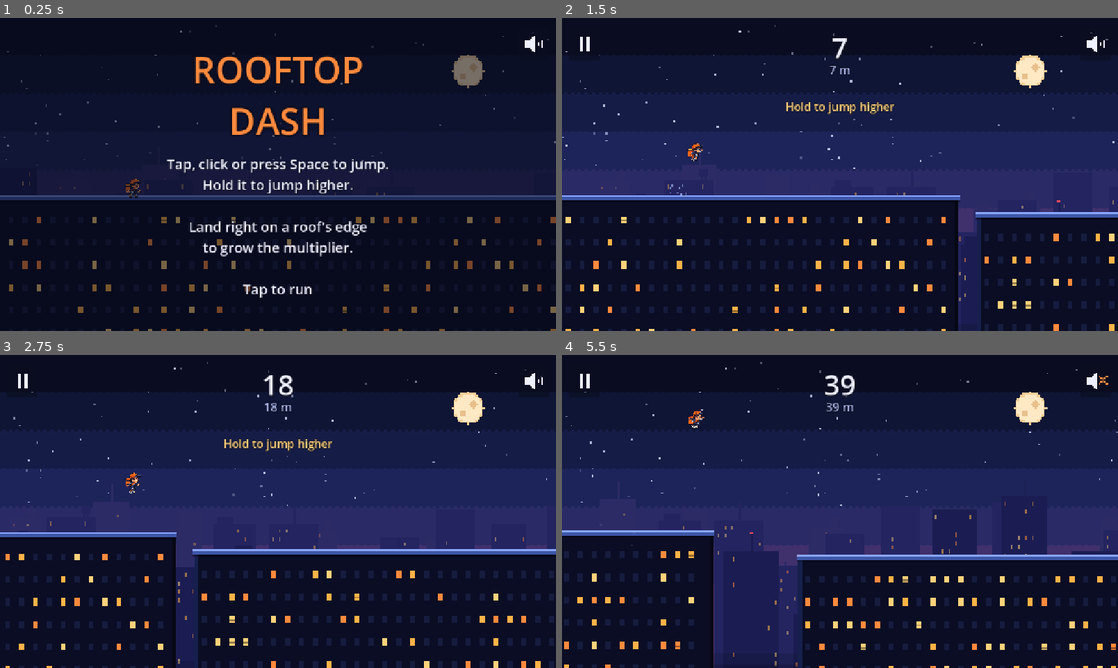
Above: before the commit, frames 1-4 (two rows, left to right).
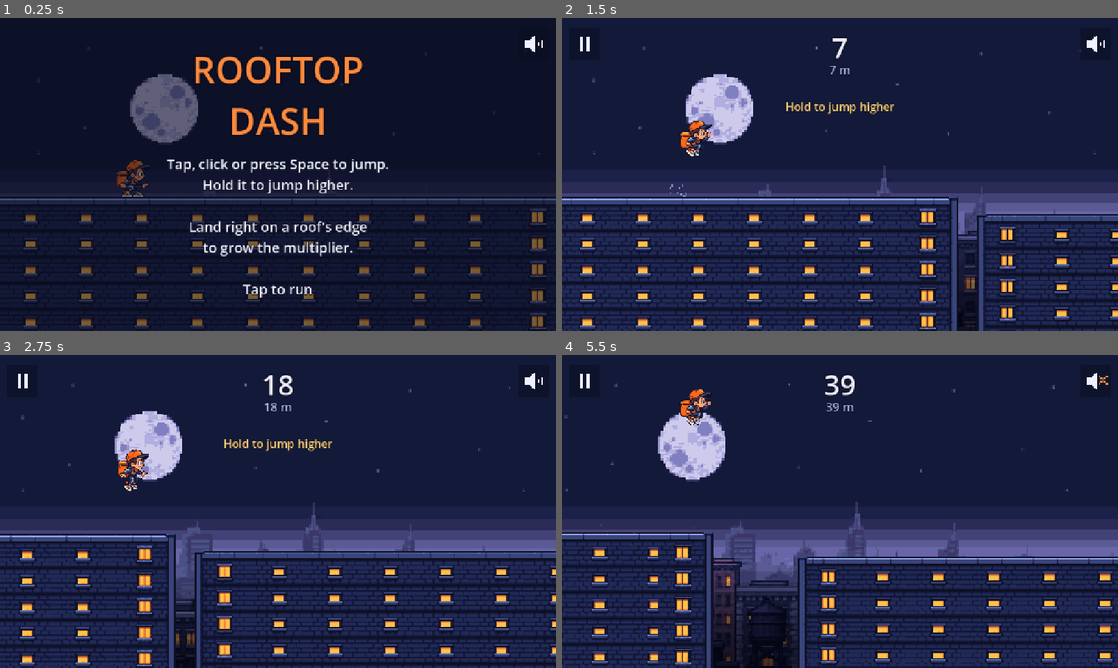
Above: after the commit, the same moments.

Repository: shvagerfm/new-week-new-game
Game: Godot game, scene res://main.tscn
Same seed, same stepped clock (60 frames per second), same inputs: the game is played once before the commit and once after it.
Inputs (mouse positions are in pixels of both pictures, inside the frame that each line leads up to):
- Up to frame 1 (0.25 s): no input
- Up to frame 2 (1.5 s): tap Space at 0.5, 0.77 s; move the mouse to (962, 158) at 0.52 s; hold Up 0.53-1.28 s; tap Enter at 0.6 s; click (962, 158) at 0.67 s; move the mouse to (728, 190) at 1.27 s; tap Keypad Enter at 1.35 s
- Up to frame 3 (2.75 s): tap Space at 1.52 s; move the mouse to (333, 442) at 2.02 s; hold Up from 2.03 s (still down); tap Z at 2.1 s
- Up to frame 4 (5.5 s): move the mouse to (812, 574) at 2.77 s; tap M at 2.85 s; click (812, 574) at 2.92 s; tap Space at 3.02, 3.77, 4.52 s; move the mouse to (1006, 558) at 3.52 s; release Up at 3.53 s; tap P at 3.6 s; move the mouse to (673, 464) at 4.27 s; tap Enter at 4.35 s; move the mouse to (867, 511) at 5.02 s; tap Keypad Enter at 5.1 s; click (867, 511) at 5.17 s

The runs differ from the first frame. In frame 1, 11% of the frame differs, in the area x 0-100%, y 2-100%; in frame 2, 47%; in frame 3, 47%; in frame 4, 51%.

Commit message:
Rooftop Dash: world art (roof tiles, obstacles, parallax skyline)
Roofs are built from the left/middle/right tiles with the facade rows
repeating to the street; crumbling roofs use the cracked tile with a rust
tint. AC unit, antenna (pole stretched to 200 px), parcel from the atlas;
three wrapping skyline layers replace the procedural sky. The gameplay
layer is drawn at 2x, so the courier is ~100 px tall: hitbox 44x96,
wires hang 350 px up, AC 78x62. The bot still clears 2500 m on 20 seeds.

Co-Authored-By: Claude Opus 5.5 <noreply@anthropic.com>
Claude-Session: https://claude.ai/code/session_01T9hhHDPyH2DDBR6hz7GKRP

Diff:
--- a/games/2026-w48-rooftop-dash/main.gd
+++ b/games/2026-w48-rooftop-dash/main.gd
@@ -220,7 +220,7 @@
 	if state == State.RUN and world.alive:
 		if best_m > 0.0 and not passed_best and world.meters() > best_m:
 			passed_best = true
-			_popup(Vector2(world.x, world.y - 110.0), "Best distance!", Art.GOLD)
+			_popup(Vector2(world.x, world.y - 160.0), "Best distance!", Art.GOLD)
 			sfx.play("best")
 
 
@@ -272,7 +272,7 @@
 				shake = maxf(shake, (impact - 900.0) / 90.0)
 		"edge":
 			sfx.play("edge", 0.0, 0.0, 1.0 + 0.12 * (e.mult - 2))
-			_popup(Vector2(world.x, world.y - 90.0), "EDGE!  x%d" % e.mult, Art.ORANGE)
+			_popup(Vector2(world.x, world.y - 140.0), "EDGE!  x%d" % e.mult, Art.ORANGE)
 			_sparks(Vector2(e.x, e.y), 14)
 		"combo_lost":
 			sfx.play("combo_lost")
@@ -344,8 +344,7 @@
 		_draw_obstacle(o)
 	for p in world.parcels:
 		if not p.taken:
-			var bob := snappedf(sin(time * 4.0 + p.x * 0.01) * 4.0, 4.0)
-			Art.sprite(self, Art.PARCEL, Vector2(p.x - 12, p.y - 10 + bob).snapped(Vector2(4, 4)))
+			_draw_parcel(p)
 	_draw_runner(c)
 	for w in world.wires:
 		_draw_wire(w)
@@ -371,79 +370,60 @@
 	_draw_buttons(vp)
 
 
+# --- Art from sprites/ -----------------------------------------------------
+## Everything on the gameplay layer is pixel art drawn at 2x. The skylines are
+## already full-screen paintings, drawn 1:1.
+const S := 2.0
+const TILES: Texture2D = preload("res://sprites/rooftop.png")
+const SKY_FAR: Texture2D = preload("res://sprites/skyline-far.png")
+const SKY_MID: Texture2D = preload("res://sprites/skyline-middle.png")
+const SKY_NEAR: Texture2D = preload("res://sprites/skyline-near.png")
+const TILE := 64.0
+## In the roof tiles the walkable surface is 26 px down, and rows 34-64 are
+## facade (brick and a window) that repeats down to the street.
+const ROOF_TOP := 26.0
+const FACADE_Y := 34.0
+const WIRE_DARK := Color("1d2347")
+const WIRE_EDGE := Color("9aa9ee")
+
+var _sky_fill := {}   # texture -> [top colour, bottom colour] for the edges
+
+
+func _layer_fill(tex: Texture2D) -> Array:
+	if not _sky_fill.has(tex):
+		var img := tex.get_image()
+		_sky_fill[tex] = [img.get_pixel(4, 2), img.get_pixel(4, img.get_height() - 2)]
+	return _sky_fill[tex]
+
+
 func _draw_sky(vp: Vector2, c: Vector2) -> void:
-	# Bands from deep blue at the top to a warm haze at the horizon.
-	var horizon := vp.y * 0.8 - c.y * 0.08
-	var bands: int = Art.SKY.size()
-	var band_h := snappedf(maxf(horizon, 200.0) / bands, 4.0)
-	draw_rect(Rect2(Vector2.ZERO, vp), Art.SKY[0])
-	for i in range(1, bands):
-		var y0 := band_h * i
-		draw_rect(Rect2(0, y0, vp.x, vp.y - y0), Art.SKY[i])
-		# A dithered seam between bands.
-		for x in range(0, int(vp.x), 8):
-			draw_rect(Rect2(x + (4 if (x / 8) % 2 == 0 else 0), y0 - 4, 4, 4), Art.SKY[i])
-	# Stars in the upper sky, drifting slowly.
-	for i in 70:
-		var h := Art.hash3(i, 11)
-		var sx := fposmod(float(h % 4000) - c.x * 0.02, vp.x + 40.0)
-		var sy := float((h >> 12) % 1000) / 1000.0 * horizon * 0.6
-		var tw := 0.5 + 0.5 * sin(time * (1.0 + (h % 7) * 0.3) + h)
-		draw_rect(Rect2(snappedf(sx, 4), snappedf(sy, 4), 4, 4), Color(0.85, 0.88, 1.0, 0.25 + 0.6 * tw))
-	# The moon.
-	var mc := Vector2(snappedf(vp.x * 0.84, 4), snappedf(horizon * 0.2, 4))
-	for yy in range(-9, 10):
-		for xx in range(-9, 10):
-			if xx * xx + yy * yy <= 81:
-				var col := Color("ffe9c4") if xx * xx + yy * yy < 64 else Color("f5cf98")
-				if (xx - 3) * (xx - 3) + (yy + 2) * (yy + 2) < 5 or (xx + 3) * (xx + 3) + (yy - 3) * (yy - 3) < 3:
-					col = Color("e8c08c")
-				draw_rect(Rect2(mc.x + xx * 4, mc.y + yy * 4, 4, 4), col)
-	# Three layers of skyline, the farther the slower.
-	_draw_skyline(vp, c, horizon, 0.12, 0.05, 96.0, 1, Art.FAR, 0.3)
-	_draw_skyline(vp, c, horizon + 60.0, 0.25, 0.1, 128.0, 2, Art.MID, 0.4)
-	_draw_skyline(vp, c, horizon + 140.0, 0.45, 0.18, 160.0, 3, Art.NEAR, 0.5)
-	# The streets far below fade to black, so the gaps between roofs read as drops.
-	var deep := snappedf(horizon + 100.0 - (c.y - _cam_rest()) * 0.3, 4.0)
+	var dy := c.y - _cam_rest()
+	# Far: sky, moon and haze. Slow, because the moon repeats every 1280 px.
+	_draw_layer(SKY_FAR, vp, c.x * 0.04, clampf(-dy * 0.03, -40, 40), Color.WHITE)
+	_draw_layer(SKY_MID, vp, c.x * 0.15, clampf(-dy * 0.08, -90, 90) + 40.0, Color.WHITE)
+	# Near is darkened so it never reads as a roof you can land on.
+	_draw_layer(SKY_NEAR, vp, c.x * 0.35, clampf(-dy * 0.15, -120, 120) + 90.0, Color(0.62, 0.62, 0.78))
+	# The streets far below fade to black, so the gaps read as drops.
+	var deep := roundf(vp.y * 0.72 - dy * 0.3)
 	for i in 8:
-		draw_rect(Rect2(0, deep + i * 24, vp.x, vp.y), Color(0.01, 0.015, 0.05, 0.16))
-
-
-func _draw_skyline(vp: Vector2, c: Vector2, base: float, fx: float, fy: float, slot: float,
-		layer: int, col: Color, lights: float) -> void:
-	var scroll := c.x * fx
-	var y_base := snappedf(base - (c.y - _cam_rest()) * fy, 4.0)
-	var first := floori(scroll / slot) - 1
-	var last := first + ceili(vp.x / slot) + 2
-	for i in range(first, last + 1):
-		var h := Art.hash3(i, layer)
-		var w := snappedf(slot * (0.55 + (h % 40) / 100.0), 8.0)
-		var bh := snappedf((90.0 + float((h >> 6) % 200)) * (0.7 + layer * 0.25), 8.0)
-		var x0 := snappedf(i * slot - scroll, 4.0)
-		var top := y_base - bh
-		draw_rect(Rect2(x0, top, w, vp.y - top + 400), col)
-		# Roof details: a step, a mast or a water tank.
-		match h % 5:
-			0:
-				draw_rect(Rect2(x0 + 8, top - 16, w * 0.4, 16), col)
-			1:
-				draw_rect(Rect2(x0 + w * 0.5, top - 40, 4, 40), col)
-				if layer == 3 and int(time * 1.5 + i) % 3 == 0:
-					draw_rect(Rect2(x0 + w * 0.5 - 4, top - 44, 8, 4), Color("ff4d5e"))
-			2:
-				draw_rect(Rect2(x0 + w - 32, top - 24, 20, 16), col)
-				draw_rect(Rect2(x0 + w - 28, top - 8, 4, 8), col)
-				draw_rect(Rect2(x0 + w - 20, top - 8, 4, 8), col)
-		# Lit windows.
-		var cols := int(w / 16.0)
-		var rows := int(bh / 20.0)
-		for ry in rows:
-			for rx in cols:
-				var wh := Art.hash3(i, rx * 31 + ry, layer)
-				if float(wh % 100) / 100.0 < lights * 0.35:
-					var wc: Color = Art.WINDOW_ON[wh % 3]
-					wc.a = 0.2 + 0.12 * layer
-					draw_rect(Rect2(x0 + 6 + rx * 16, top + 12 + ry * 20, 4, 4 + layer * 2), wc)
+		draw_rect(Rect2(0, deep + i * 24, vp.x, vp.y), Color(0.01, 0.015, 0.05, 0.14))
+
+
+## Tiles a 1280x720 layer across the screen, scrolled by sx, moved down by oy,
+## and fills above and below it with its edge colours.
+func _draw_layer(tex: Texture2D, vp: Vector2, sx: float, oy: float, tint: Color) -> void:
+	var w := float(tex.get_width())
+	var h := float(tex.get_height())
+	var top := roundf(oy + vp.y - h)  # bottom-aligned to the screen
+	var fill := _layer_fill(tex)
+	if top > 0.0 and fill[0].a > 0.5:
+		draw_rect(Rect2(0, 0, vp.x, top), fill[0] * tint)
+	var x := -fposmod(roundf(sx), w)
+	while x < vp.x:
+		draw_texture(tex, Vector2(x, top), tint)
+		x += w
+	if top + h < vp.y:
+		draw_rect(Rect2(0, top + h, vp.x, vp.y - top - h), fill[1] * tint)
 
 
 ## Where the camera sits when the runner is on the first roof, so the
@@ -452,106 +432,118 @@
 	return -get_viewport_rect().size.y * 0.6
 
 
+## Draws one horizontal strip of a roof from x0 to x1: the left-end tile,
+## middle tiles, and the right-end tile, using source rows sy..sy+sh.
+func _roof_strip(x0: float, x1: float, y: float, sy: float, sh: float, mid_col: int,
+		tint := Color.WHITE) -> void:
+	_tint = tint
+	var tw := TILE * S
+	var w := x1 - x0
+	var h := sh * S
+	if w < tw * 2.0:
+		var half := roundf(w * 0.5 / S) * S
+		_tile(Rect2(x0, y, half, h), Rect2(0, sy, half / S, sh))
+		_tile(Rect2(x0 + half, y, w - half, h), Rect2(2 * TILE + TILE - (w - half) / S, sy, (w - half) / S, sh))
+		return
+	_tile(Rect2(x0, y, tw, h), Rect2(0, sy, TILE, sh))
+	var x := x0 + tw
+	while x < x1 - tw:
+		var part := minf(tw, x1 - tw - x)
+		_tile(Rect2(x, y, part, h), Rect2(mid_col * TILE, sy, part / S, sh))
+		x += part
+	_tile(Rect2(x1 - tw, y, tw, h), Rect2(2 * TILE, sy, TILE, sh))
+
+
+var _tint := Color.WHITE
+
+
+func _tile(dst: Rect2, src: Rect2) -> void:
+	draw_texture_rect_region(TILES, dst, src, _tint)
+
+
 func _draw_roof(r: Dictionary, c: Vector2, vp: Vector2) -> void:
-	var y := snappedf(r.y, 4.0)
+	var y := roundf(r.y / S) * S
 	if r.crumble and r.t >= 0.0 and r.vy == 0.0:
-		y += snappedf(randf_range(-4, 4), 4.0)
+		y += S * float(randi_range(-1, 1))
 	var x0: float = r.x0
-	var w: float = r.x1 - r.x0
+	var x1: float = r.x1
 	var bottom := c.y + vp.y + 8.0
-	var h := Art.hash3(r.id, 5)
-	var body: Color = Art.BODY[h % 3]
-	draw_rect(Rect2(x0, y, w, bottom - y), body)
-	# A lit front face on the left and a shaded side on the right, so every
-	# gap has a clear wall on both sides.
-	draw_rect(Rect2(x0, y, 8, bottom - y), Art.FACE)
-	draw_rect(Rect2(x0 + w - 8, y, 8, bottom - y), body.darkened(0.4))
-	# Windows: a grid, some lit orange.
-	var cols := int((w - 24) / 32.0)
-	var y_win := y + 44.0
+	var mid := 3 if r.crumble else 1
+	# Crumbling roofs are cracked and a little rust-red, so they read early.
+	var tint := Color(1.25, 0.82, 0.8) if r.crumble else Color.WHITE
+	# The roof itself: coping, slab and the first row of facade.
+	_roof_strip(x0, x1, y, ROOF_TOP, TILE - ROOF_TOP, mid, tint)
+	# More facade below, band after band, down past the bottom of the screen.
+	var band := (TILE - FACADE_Y) * S
+	var yy := y + (TILE - ROOF_TOP) * S
 	var row := 0
-	while y_win < bottom:
-		for cx in cols:
-			var wh := Art.hash3(r.id, cx, row)
-			var lit := wh % 100 < 34
-			var wc: Color = Art.WINDOW_ON[wh % 3] if lit else Art.WINDOW_OFF
-			draw_rect(Rect2(x0 + 16 + cx * 32, y_win, 12, 16), wc)
-			if lit and wh % 7 == 0:
-				draw_rect(Rect2(x0 + 16 + cx * 32, y_win + 8, 12, 4), wc.darkened(0.4))
-		y_win += 52.0
+	while yy < bottom:
+		_roof_strip(x0, x1, yy, FACADE_Y, TILE - FACADE_Y, 3 if r.crumble and row == 0 else 1, tint)
+		yy += band
 		row += 1
-	# The parapet along the top.
-	if r.crumble:
-		draw_rect(Rect2(x0 - 4, y - 4, w + 8, 12), Art.BRICK)
-		draw_rect(Rect2(x0 - 4, y - 4, w + 8, 4), Art.BRICK.lightened(0.25))
-		for i in range(0, int(w), 24):
-			var ch := Art.hash3(r.id, i)
-			draw_rect(Rect2(x0 + i + (ch % 3) * 4, y, 4, 8), Color("2a1a26"))
-			draw_rect(Rect2(x0 + i + 4 + (ch % 3) * 4, y + 4, 4, 8), Color("2a1a26"))
-	else:
-		draw_rect(Rect2(x0 - 4, y - 4, w + 8, 12), Art.LIP)
-		draw_rect(Rect2(x0 - 4, y - 4, w + 8, 4), Art.LIP_HI)
-		draw_rect(Rect2(x0 - 4, y + 8, w + 8, 4), Color(0, 0, 0, 0.35))
-	# The front edge glows a little: that's where edge landings score.
-	draw_rect(Rect2(x0 - 4, y - 4, 8, 4), Art.ORANGE.lerp(Art.LIP_HI, 0.5 + 0.5 * sin(time * 5.0)))
 
 
 func _draw_obstacle(o: Dictionary) -> void:
-	var x0: float = o.x0
+	if o.kind == "ac":
+		# Cell (0, 64); the unit itself spans x 12-51, y 28-59 in the cell.
+		draw_texture_rect_region(TILES, Rect2(o.x0 - 12 * S, o.y1 - 59 * S, TILE * S, TILE * S),
+			Rect2(0, TILE, TILE, TILE))
+		return
+	# The antenna is stretched to its full height by repeating a stretch of
+	# plain pole: mast and crossbars on top, lattice and base at the bottom.
+	var cx: float = (o.x0 + o.x1) * 0.5
+	var sx := TILE + 16.0          # cell x 16..48 holds the antenna
+	var w := 32.0 * S
+	var x := roundf(cx / S) * S - 16.0 * S
+	var top_h := 15.0             # rows 4-19
+	var base_h := 35.0            # rows 24-59
 	var y0: float = o.y0
-	var w: float = o.x1 - o.x0
-	var h: float = o.y1 - o.y0
-	if o.kind == "ac":
-		draw_rect(Rect2(x0, y0, w, h), Art.STEEL_DARK)
-		draw_rect(Rect2(x0 + 4, y0 + 4, w - 8, h - 8), Art.STEEL)
-		draw_rect(Rect2(x0, y0, w, 4), Art.WIRE)
-		# The fan, spinning.
-		var fc := Vector2(x0 + w * 0.38, y0 + h * 0.5)
-		for yy in range(-3, 4):
-			for xx in range(-3, 4):
-				if xx * xx + yy * yy <= 10:
-					draw_rect(Rect2(fc.x + xx * 4 - 2, fc.y + yy * 4 - 2, 4, 4), Art.STEEL_DARK)
-		var a := time * 14.0
-		for k in 2:
-			var d := Vector2(cos(a + k * PI * 0.5), sin(a + k * PI * 0.5)) * 8.0
-			draw_rect(Rect2((fc + d).snapped(Vector2(4, 4)) - Vector2(2, 2), Vector2(4, 4)), Art.STEEL)
-			draw_rect(Rect2((fc - d).snapped(Vector2(4, 4)) - Vector2(2, 2), Vector2(4, 4)), Art.STEEL)
-		for i in 3:
-			draw_rect(Rect2(x0 + w - 20, y0 + 12 + i * 8, 12, 4), Art.STEEL_DARK)
-	else:
-		draw_rect(Rect2(x0 - 8, o.y1 - 8, w + 16, 8), Art.STEEL_DARK)
-		draw_rect(Rect2(x0, y0, w, h), Art.STEEL_DARK)
-		draw_rect(Rect2(x0, y0, 4, h), Art.STEEL)
-		for i in 3:
-			var by := y0 + 24 + i * 36
-			var bw := 28 - i * 6
-			draw_rect(Rect2(x0 + w * 0.5 - bw * 0.5, by, bw, 4), Art.STEEL)
-		var on := int(time * 2.0) % 2 == 0
-		draw_rect(Rect2(x0 - 2, y0 - 8, w + 4, 8), Color("ff4d5e") if on else Color("7a2030"))
-		if on:
-			draw_rect(Rect2(x0 - 6, y0 - 12, w + 12, 16), Color(1, 0.3, 0.37, 0.25))
+	var y1: float = o.y1
+	# Brightened a little so the thin mast stands out against the night sky.
+	var lift := Color(1.45, 1.45, 1.6)
+	draw_texture_rect_region(TILES, Rect2(x, y0, w, top_h * S), Rect2(sx, TILE + 4, 32, top_h), lift)
+	var yy := y0 + top_h * S
+	var pole_end := y1 - base_h * S
+	while yy < pole_end:
+		var part := minf(5.0 * S, pole_end - yy)
+		draw_texture_rect_region(TILES, Rect2(x, yy, w, part), Rect2(sx, TILE + 19, 32, part / S), lift)
+		yy += part
+	draw_texture_rect_region(TILES, Rect2(x, pole_end, w, base_h * S), Rect2(sx, TILE + 24, 32, base_h), lift)
+	if int(time * 2.0) % 2 == 0:
+		draw_rect(Rect2(cx - 10, y0 - 6, 20, 20), Color(1, 0.55, 0.2, 0.3))
+
+
+func _draw_parcel(p: Dictionary) -> void:
+	var bob := roundf(sin(time * 4.0 + p.x * 0.01) * 2.0) * S
+	# Cell (192, 64); the box is centred at (32, 50) in the cell.
+	draw_texture_rect_region(TILES, Rect2(roundf(p.x) - 32 * S, roundf(p.y) - 50 * S + bob, TILE * S, TILE * S),
+		Rect2(3 * TILE, TILE, TILE, TILE))
 
 
 func _draw_wire_posts(w: Dictionary) -> void:
 	for p in [Vector2(w.ax, w.ay), Vector2(w.bx, w.by)]:
-		var top := snappedf(p.y, 4.0)
-		draw_rect(Rect2(p.x - 4, top, 8, World.WIRE_HIGH), Art.STEEL_DARK)
-		draw_rect(Rect2(p.x - 12, top + 8, 24, 4), Art.STEEL_DARK)
+		var top := roundf(p.y)
+		draw_rect(Rect2(p.x - 4, top, 8, World.WIRE_HIGH), WIRE_DARK)
+		draw_rect(Rect2(p.x - 4, top, 2, World.WIRE_HIGH), WIRE_EDGE.darkened(0.3))
+		draw_rect(Rect2(p.x - 12, top + 6, 24, 6), WIRE_DARK)
+		draw_rect(Rect2(p.x - 12, top + 6, 24, 2), WIRE_EDGE)
 
 
 func _draw_wire(w: Dictionary) -> void:
-	var pts := World.wire_points(w, int((w.bx - w.ax) / 4.0))
+	var pts := World.wire_points(w, int((w.bx - w.ax) / S))
 	for p in pts:
-		draw_rect(Rect2(p.snapped(Vector2(4, 4)) - Vector2(2, 2), Vector2(4, 4)), Art.WIRE)
+		var q := (p / S).round() * S
+		draw_rect(Rect2(q - Vector2(1, 2), Vector2(S, S * 2.0)), WIRE_DARK)
+		draw_rect(Rect2(q - Vector2(1, 2), Vector2(S, S)), WIRE_EDGE)
 	# A spark runs along it now and then, so it catches the eye.
 	var k := fmod(time * 0.8 + w.ax * 0.001, 1.6)
 	if k < 1.0:
 		var i := int(k * (pts.size() - 1))
-		draw_rect(Rect2(pts[i].snapped(Vector2(4, 4)) - Vector2(4, 4), Vector2(8, 8)), Art.GOLD)
+		draw_rect(Rect2((pts[i] / S).round() * S - Vector2(4, 4), Vector2(8, 8)), Art.GOLD)
 
 
 ## The courier sheet: 9 frames of 64x64 in a row (run 1-6, jump up, fall,
-## landing squash), drawn 1:1 with the feet 58 px down each frame.
+## landing squash), drawn at 2x with the feet 58 px down each frame.
 const COURIER: Texture2D = preload("res://sprites/courier.png")
 const FRAME := 64.0
 const FEET := 58.0
@@ -576,14 +568,15 @@
 
 func _draw_runner(c: Vector2) -> void:
 	var src := Rect2(_runner_frame() * FRAME, 0, FRAME, FRAME)
-	var pos := Vector2(roundf(world.x - FRAME * 0.5), roundf(world.y - FEET))
+	var size := Vector2(FRAME, FRAME) * S
+	var pos := (Vector2(world.x - FRAME * 0.5 * S, world.y - FEET * S) / S).round() * S
 	if not world.alive and world.death != "fall":
 		# Tumble backwards after a hit.
-		draw_set_transform(-c + pos + Vector2(32, 32), -over_t * 9.0)
-		draw_texture_rect_region(COURIER, Rect2(-32, -32, FRAME, FRAME), src)
+		draw_set_transform(-c + pos + size * 0.5, -over_t * 9.0)
+		draw_texture_rect_region(COURIER, Rect2(-size * 0.5, size), src)
 		draw_set_transform(-c)
 		return
-	draw_texture_rect_region(COURIER, Rect2(pos, Vector2(FRAME, FRAME)), src)
+	draw_texture_rect_region(COURIER, Rect2(pos, size), src)
 
 
 func _draw_best_flag(vp: Vector2, c: Vector2) -> void:
--- a/games/2026-w48-rooftop-dash/world.gd
+++ b/games/2026-w48-rooftop-dash/world.gd
@@ -13,8 +13,8 @@
 const MAX_FALL := 1900.0
 const COYOTE := 0.08       # a jump still works this long after running off an edge
 const BUFFER := 0.12       # a press this early before landing still jumps
-const HALF_W := 14.0
-const HEIGHT := 50.0  # matches the courier sprite, cap to shoes
+const HALF_W := 22.0
+const HEIGHT := 96.0  # matches the courier sprite at 2x, cap to shoes
 const SPEED_START := 400.0
 const SPEED_MAX := 800.0
 const SPEED_RAMP := 40000.0  # px; by here the speed is 63% of the way to max
@@ -30,10 +30,10 @@
 const BEHIND := 1400.0
 ## Wires hang this high over the roof they start from: a tap passes under,
 ## a held jump hits them.
-const WIRE_HIGH := 310.0
+const WIRE_HIGH := 350.0
 const WIRE_SAG := 30.0
-const AC_SIZE := Vector2(64, 48)
-const ANTENNA_SIZE := Vector2(12, 200)
+const AC_SIZE := Vector2(78, 62)   # the art at 2x
+const ANTENNA_SIZE := Vector2(12, 200)  # the pole; the art is drawn around it
 
 var rng := RandomNumberGenerator.new()
 ## {id, x0, x1, y, base, crumble, t, vy}. t is -1 until a crumbling roof is touched.
Binary file added: games/2026-w48-rooftop-dash/sprites/rooftop.png
Not shown, added: games/2026-w48-rooftop-dash/sprites/rooftop.png.import
Binary file added: games/2026-w48-rooftop-dash/sprites/skyline-far.png
Not shown, added: games/2026-w48-rooftop-dash/sprites/skyline-far.png.import
Binary file added: games/2026-w48-rooftop-dash/sprites/skyline-middle.png
Not shown, added: games/2026-w48-rooftop-dash/sprites/skyline-middle.png.import
Binary file added: games/2026-w48-rooftop-dash/sprites/skyline-near.png
Not shown, added: games/2026-w48-rooftop-dash/sprites/skyline-near.png.import
